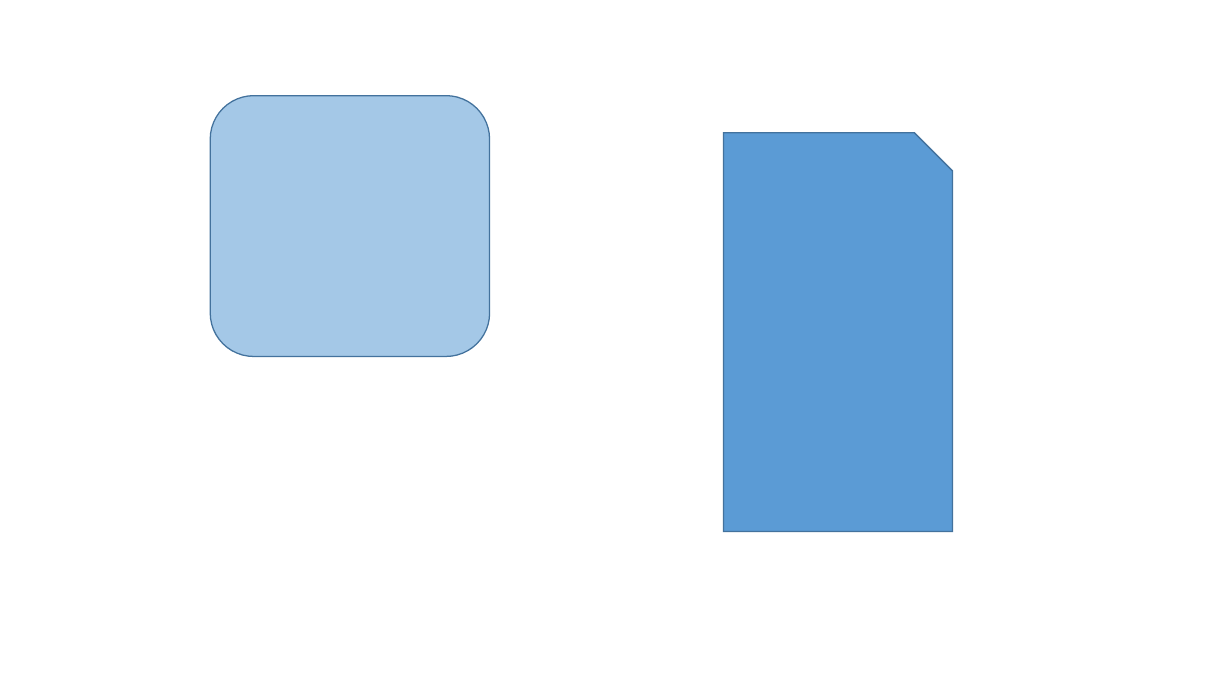
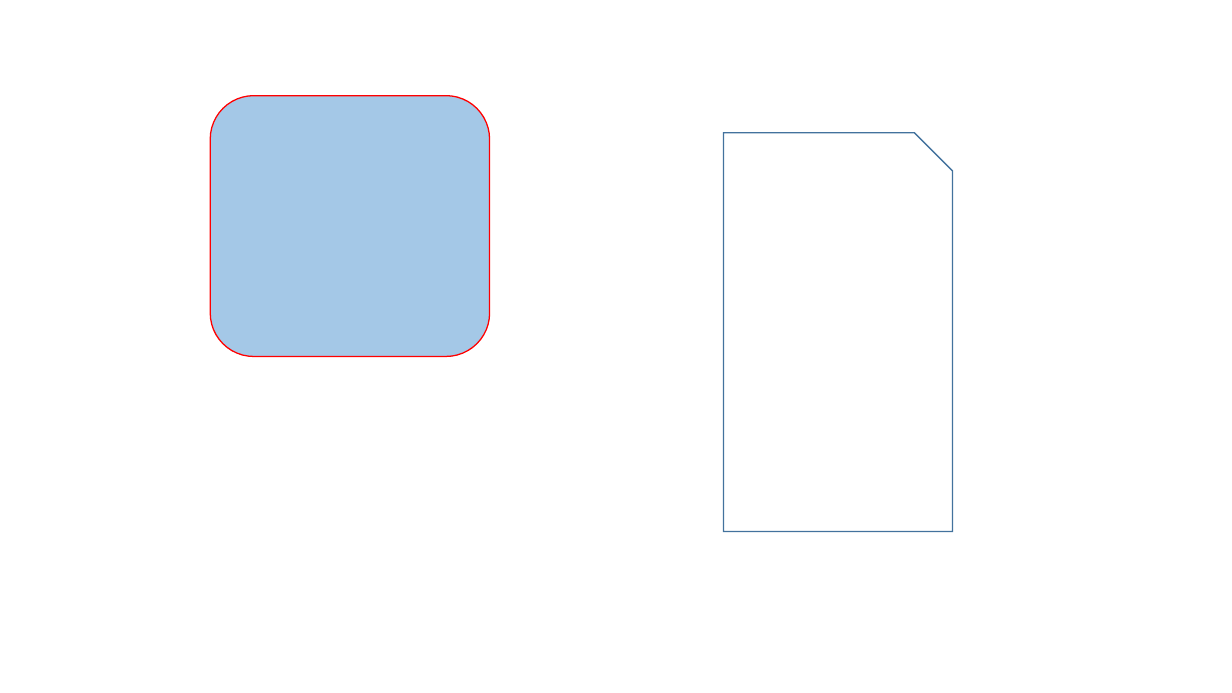
Before and after one commit to moneyinto/pptx2Json, a slide deck: slide 2 of ppt/shape.pptx. Drawn at 1232x693 pixels with LibreOffice and Linux fonts; fonts in the diff are those of the drawing. Boxes give left, top, right and bottom in pixels: in the first picture for what was removed or moved away, otherwise in the second. Text is boxed around its words. In the diff, an @@ line names an element or a change of style, - is before the commit and + after.

```diff
--- a/ppt/shape.pptx
+++ b/ppt/shape.pptx
@@ rounded rectangle at <box>211,96,490,357</box>: outline #43739E 1 pt to #FF0000 1 pt @@
@@ snip rect at <box>724,133,953,532</box>: fill #5B9BD5 to none @@
```
Also in this commit, not shown: 1 slide added, 1 slide removed, 4 other files.
